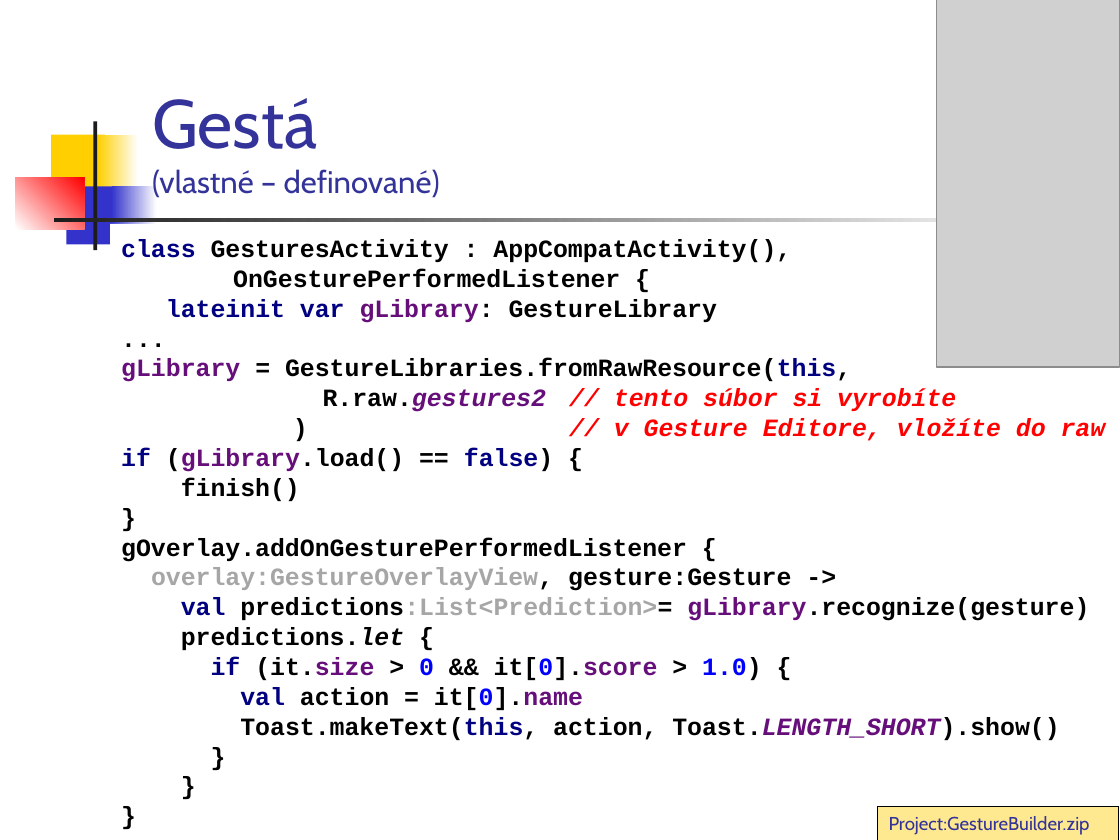
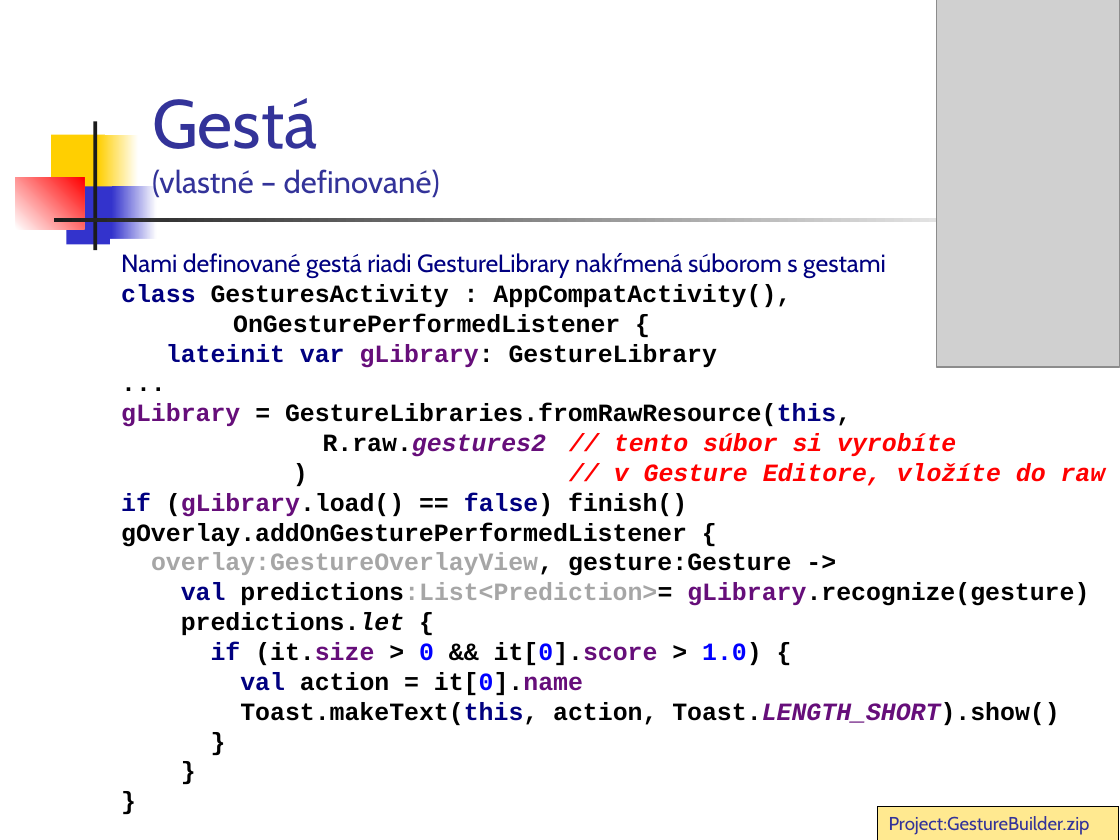
Before and after one commit to vmandro/Prednasky, a slide deck: slide 16 of 05/05_Android.ppt (slide 15 before the commit). Drawn at 1120x840 pixels with LibreOffice and Linux fonts; fonts in the diff are those of the drawing; grey boxes stand for pictures. Boxes give left, top, right and bottom in pixels: in the first picture for what was removed or moved away, otherwise in the second. Text is boxed around its words. In the diff, an @@ line names an element or a change of style, - is before the commit and + after.

```diff
--- a/05/05_Android.ppt
+++ b/05/05_Android.ppt
@@ text "Nami definované gestá riadi GestureLibrary ...": place and size @@
-text "Nami definované gestá riadi GestureLibrary ..." at (110, 224, 1120, 839)
+text "Nami definované gestá riadi GestureLibrary ..." at (121, 253, 1106, 725)
@@ text at (121, 253, 886, 277): paragraph added @@
+Nami definované gestá riadi GestureLibrary nakŕmená súborom s gestami
@@ text at (121, 463, 1106, 547): text changed @@
-) // v Gesture Editore, vložíte do raw
-if (gLibrary.load() == false) {
-finish()
-}
-gOverlay.addOnGesturePerformedListener {
+) // v Gesture Editore, vložíte do raw
+if (gLibrary.load() == false) finish()
+gOverlay.addOnGesturePerformedListener {
```
Also in this commit, not shown: 11 other slides changed, 3 slides added, 1 other file.
